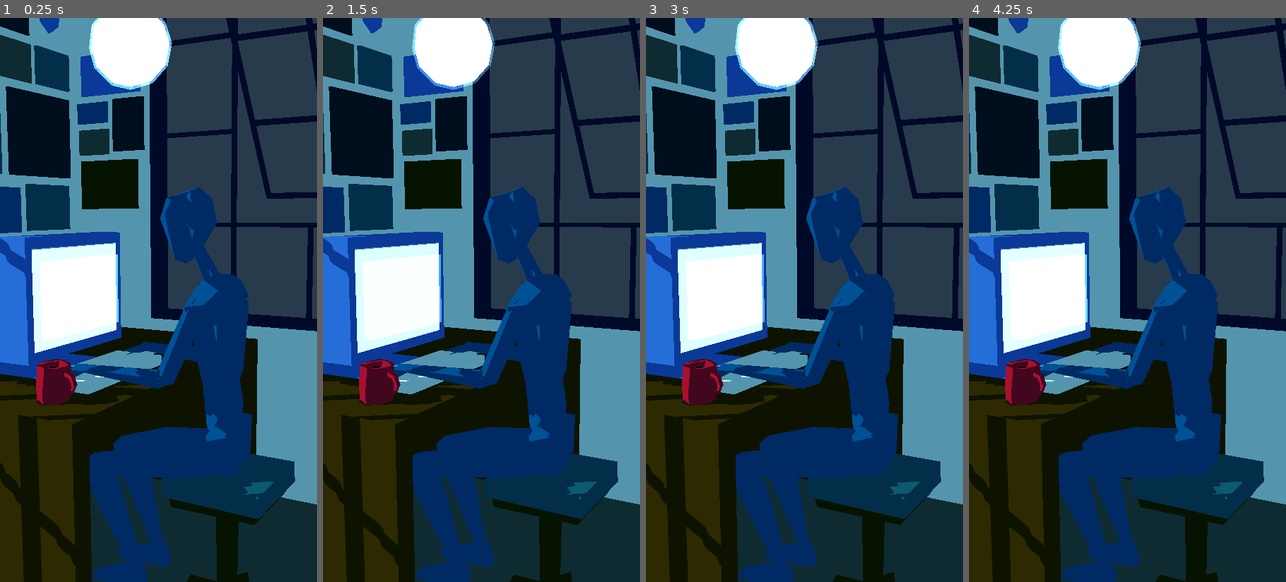
Above: before the commit, frames 1-4 (left to right).
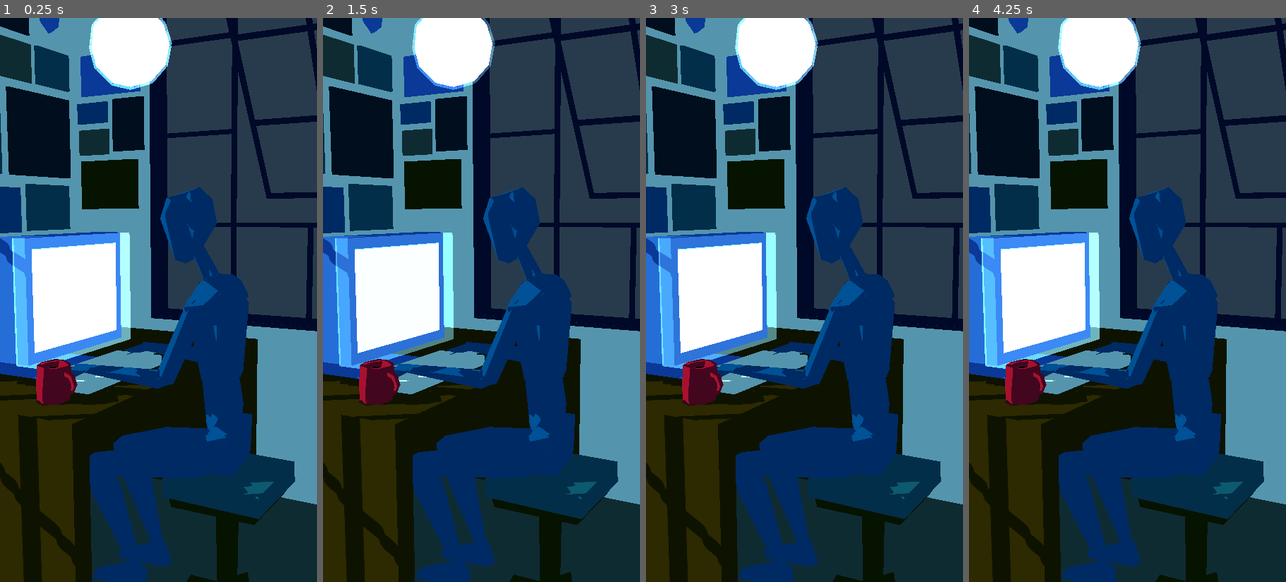
Above: after the commit, the same moments.

Repository: tebashio/wonderful_world
Game: Godot game, scene res://scenes/environments/lab_room.tscn
Same seed, same stepped clock (60 frames per second), same inputs: the game is played once before the commit and once after it. The project has no main scene, so this scene is started directly.
Inputs:
- Up to frame 1 (0.25 s): no input
- Up to frame 2 (1.5 s): no input
- Up to frame 3 (3 s): tap Enter at 2 s; tap Space at 2.75 s
- Up to frame 4 (4.25 s): no input

The runs differ from the first frame. In frame 1, 4.7% of the frame differs, in the area x 3-42%, y 38-63%; in frame 2, 4.7%; in frame 3, 4.7%; in frame 4, 4.7%.

Commit message:
before shell glow shader refactoring

Diff:
--- a/scenes/environments/lab_room.tscn
+++ b/scenes/environments/lab_room.tscn
@@ -22,7 +22,7 @@
 [node name="pc_monitor_b_screen" parent="lab_room/pc_monitor_b_body" parent_id_path=PackedInt32Array(1631301575, 2081049855) index="0" unique_id=282269778]
 instance_shader_parameters/depth_offset = -0.02899999811762001
 instance_shader_parameters/expand_size = 0.12400000589
-instance_shader_parameters/flip_normal = true
+instance_shader_parameters/flip_normal = false
 instance_shader_parameters/use_flat_mesh = false
 
 [node name="Camera3D" type="Camera3D" parent="." unique_id=2027218002]
